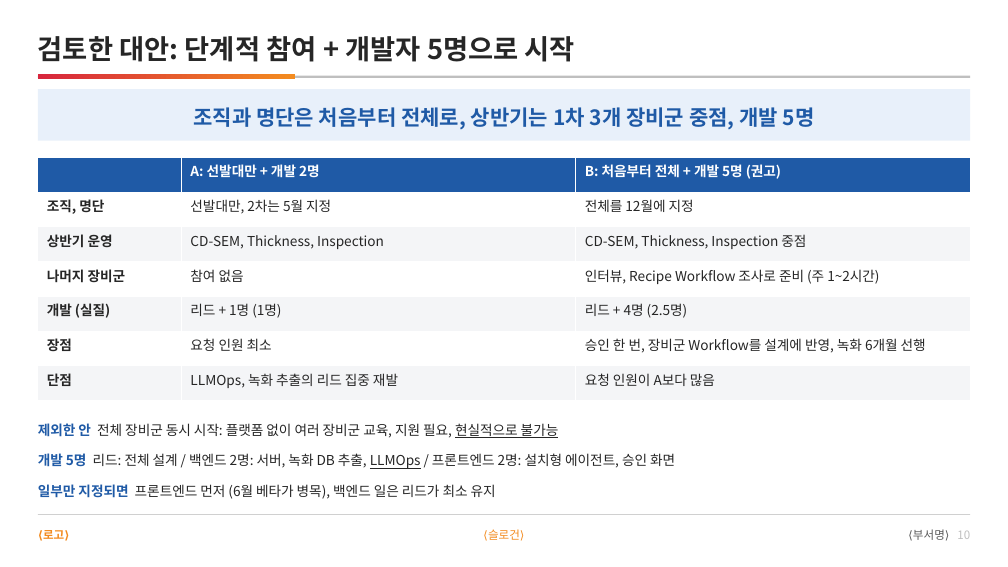
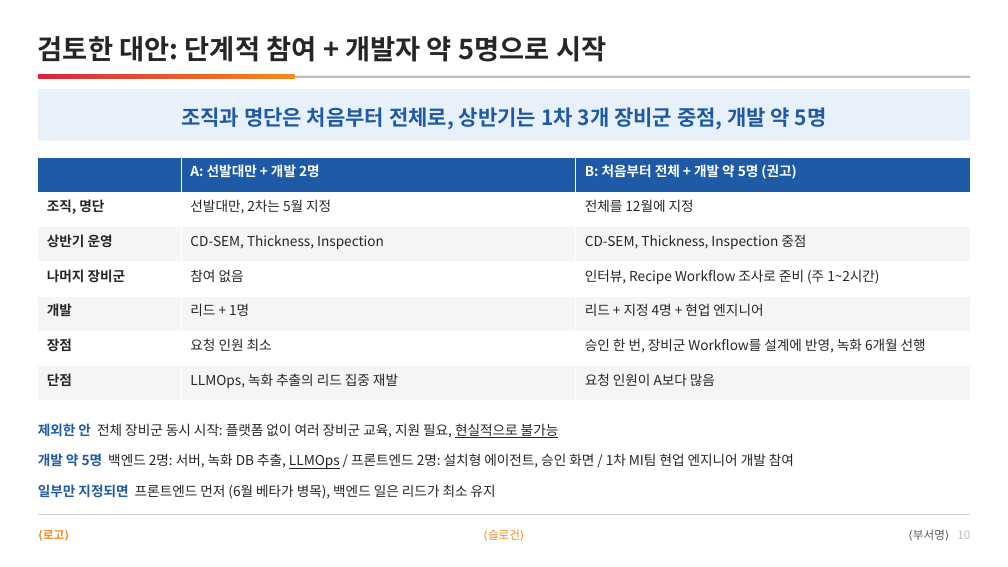
Before and after one commit to DarrenKoi/pm_notes, a slide deck: slide 10 of my-task/arc-tf/deliverables/arc-tf-proposal.pptx. Drawn at 1008x567 pixels with LibreOffice and Linux fonts; fonts in the diff are those of the drawing. Boxes give left, top, right and bottom in pixels: in the first picture for what was removed or moved away, otherwise in the second. Text is boxed around its words. In the diff, an @@ line names an element or a change of style, - is before the commit and + after.

```diff
--- a/my-task/arc-tf/deliverables/arc-tf-proposal.pptx
+++ b/my-task/arc-tf/deliverables/arc-tf-proposal.pptx
@@ text at bbox=[38, 36, 606, 62]: text changed @@
-검토한 대안: 단계적 참여 + 개발자 5명으로 시작
+검토한 대안: 단계적 참여 + 개발자 약 5명으로 시작
@@ text at bbox=[181, 107, 827, 129]: text changed @@
-조직과 명단은 처음부터 전체로, 상반기는 1차 3개 장비군 중점, 개발 5명
+조직과 명단은 처음부터 전체로, 상반기는 1차 3개 장비군 중점, 개발 약 5명
@@ table at bbox=[38, 157, 971, 401] @@
-row 1, column 3: B: 처음부터 전체 + 개발 5명 (권고)
+row 1, column 3: B: 처음부터 전체 + 개발 약 5명 (권고)
-row 5: 개발 (실질) | 리드 + 1명 (1명) | 리드 + 4명 (2.5명)
+row 5: 개발 | 리드 + 1명 | 리드 + 지정 4명 + 현업 엔지니어
@@ text at bbox=[38, 453, 794, 469]: text changed @@
-개발 5명 리드: 전체 설계 / 백엔드 2명: 서버, 녹화 DB 추출, LLMOps / 프론트엔드 2명: 설치형 에이전트, 승인 화면
+개발 약 5명 백엔드 2명: 서버, 녹화 DB 추출, LLMOps / 프론트엔드 2명: 설치형 에이전트, 승인 화면 / 1차 MI팀 현업 엔지니어 개발 참여
```
Also in this commit, not shown: 3 other slides changed, 15 other files.
